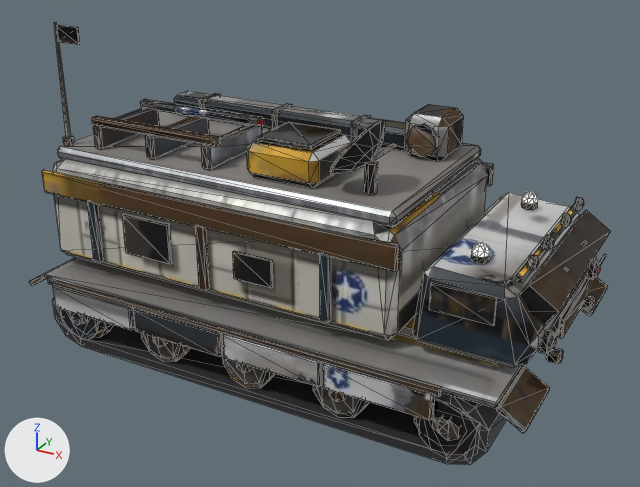
Before and after pictures for a commit that changed the glTF model public/models/mcv.allies.glb.
One viewpoint serves both versions: a 50 mm lens placed at (0.867, -1.559, 1.009), pointed at (0.028, -0.034, 0.246). Lighting does not change. The marker at lower left points along +X, +Y and +Z. The picture after the commit comes second. Mesh edges are drawn as thin lines. Where no turn or scale is listed for an object, it has been applied to the vertices. Vertices at exactly the same position are counted once.

Script lines for the objects in view, before the commit:
```python
me_dish = bpy.data.meshes.new('dish')
me_dish.from_pydata(...)  # 70 vertices, 127 faces; spans x -0.0605..0.0605, y -0.07..0.07, z -0.0701..0.0701
me_dish.materials.append(mat_body)
me_root = bpy.data.meshes.new('root')
me_root.from_pydata(...)  # 2269 vertices, 3443 faces; spans x -0.583..0.583, y -0.315..0.315, z -0.346..0.346
# faces by material slot: [3163, 192, 88]
me_root.materials.append(mat_body)
me_root.materials.append(mat_track)  # dark grey #3f3f42
me_root.materials.append(mat_glow_beacon)
ob_dish_mesh = bpy.data.objects.new('dish_mesh', me_dish)
ob_dish_mesh.location = (0.187, -0.15, 0.5)
ob_root_mesh = bpy.data.objects.new('root_mesh', me_root)
ob_root_mesh.location = (-0.003, 0.0, 0.347)
```
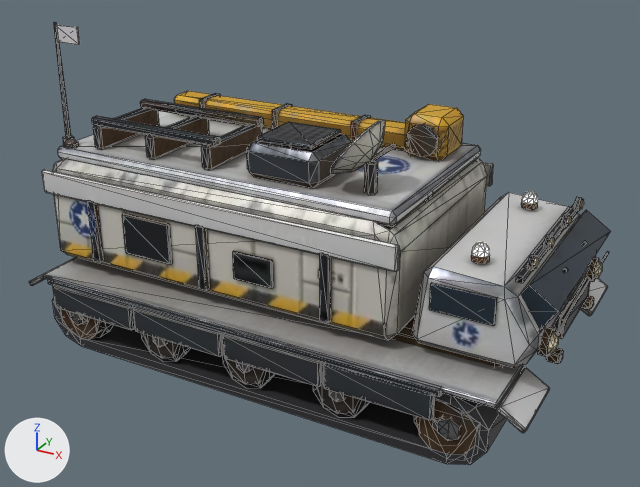
Where the newer file only moved an object's origin or applied its transform, the numbers keep the older frame.

Patch to the scene script:
```diff
--- a/public/models/mcv.allies.glb.py
+++ b/public/models/mcv.allies.glb.py
@@ me_root @@
 # used by ob_root_mesh; location = (-0.003, 0.0, 0.347)
-me_root.from_pydata(...)  # 2269 vertices, 3443 faces; spans x -0.583..0.583, y -0.315..0.315, z -0.346..0.346
+me_root.from_pydata(...)  # 2334 vertices, 3538 faces; spans x -0.583..0.586, y -0.315..0.315, z -0.346..0.346
+# me_root part 1: the loose piece of 16 vertices spanning x 0.554..0.568, y 0.148..0.192, z -0.147..-0.102 is scaled about its middle by 1.2
+# me_root part 2: the loose piece of 16 vertices spanning x 0.554..0.568, y -0.192..-0.148, z -0.147..-0.102 is scaled about its middle by 1.2
+# me_root part 3: the loose piece of 17 vertices spanning x 0.568..0.578, y 0.153..0.187, z -0.142..-0.107 is scaled about its middle by 1.2, then moved by (0.003, 0.0, 0.0)
+# me_root part 4: the loose piece of 17 vertices spanning x 0.568..0.578, y -0.187..-0.153, z -0.142..-0.107 is scaled about its middle by 1.2, then moved by (0.003, 0.0, 0.0)
+# me_root part 5: a new loose piece, a box spanning x 0.5815..0.5855, y -0.1965..-0.1435, z -0.0939..-0.0899, in mat_body
+# me_root part 6: a new loose piece of 16 vertices spanning x -0.503..-0.471, y -0.221..-0.189, z 0.084..0.094, in mat_body
+# me_root part 7: a new loose piece of 16 vertices spanning x -0.499..-0.475, y -0.217..-0.193, z 0.094..0.101, in mat_body
+# me_root part 8: the loose piece of 8 vertices spanning x 0.577..0.581, y -0.192..-0.148, z -0.099..-0.095 is deleted
+# me_root part 9: 2927 kept faces spanning x -0.583..0.583, y -0.315..0.315, z -0.336..0.346 get new texture (UV) coordinates
+# other edits to the shape of me_root do not show in these pictures
 me_root.materials.append(mat_body)
@@ me_dish @@
 me_dish.from_pydata(...)  # 70 vertices, 127 faces; spans x -0.0605..0.0605, y -0.07..0.07, z -0.0701..0.0701
 # used by ob_dish_mesh; location = (0.187, -0.15, 0.5)
+# me_dish part 10: texture (UV) coordinates of 127 of 127 faces, centred in x -0.0573..0.0581, y -0.0662..0.0656, z -0.0701..0.0674, changed; they spanned u 0.01..0.99, v 0.15..0.99 and now span u 0.0..1.0, v 0.0..0.99
 me_dish.materials.append(mat_body)
```

What differs and where, as boxes [x1, y1, x2, y2] in the pictures (640 x 487 px; the box of a moved part takes in the faces that stretch with it):
part 1 of me_root, moved or reshaped: before [586, 259, 598, 280]; after [585, 258, 599, 282]
part 2 of me_root, moved or reshaped: before [539, 329, 553, 354]; after [538, 327, 555, 357]
part 3 of me_root, moved or reshaped: before [593, 262, 600, 277]; after [593, 261, 602, 279]
part 4 of me_root, moved or reshaped: before [547, 333, 556, 351]; after [548, 332, 558, 353]
part 5 of me_root, added: after [556, 321, 566, 336]
part 6 of me_root, added: after [63, 141, 79, 148]
part 7 of me_root, added: after [65, 139, 76, 144]
part 8 of me_root, deleted: before [554, 324, 563, 337]
part 9 of me_root, surface changed: [29, 22, 611, 454] in both
part 10 of me_dish, surface changed (black to grey): [330, 120, 396, 194] in both
